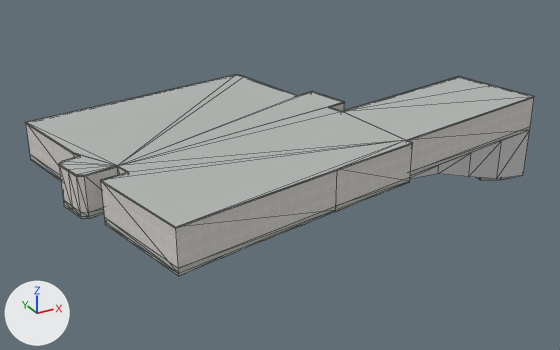
A saved change to the Blender file assets/blender/buildings/osm-way-159477031.blend.
Both versions are drawn from a 50 mm camera at (-28.4, -50.8, 23.0) aimed at (-0.9, -0.7, -2.0). Lighting does not change. The marker at lower left points along +X, +Y and +Z. The first picture is the older version. Mesh edges are drawn as thin lines.

Objects in the first picture: 'building foundation 159477031', 'reality 159477031 near reality aged pale plaster', 'reality 159477031 near reality concrete plinth', 'reality 159477031 near reality flat weathered roof', 'reality 159477031 near reality pale aluminum sill'.
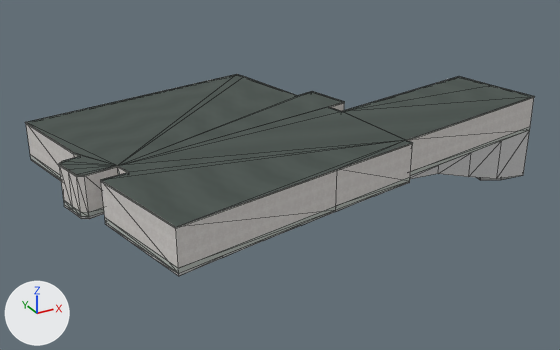
Boxes (x1, y1, x2, y2) around the edits, measured in the pictures (560 x 350 px):
'reality 159477031 near reality flat weathered roof', surface changed (darker)
    both: (26, 74, 534, 227)
part 1 of me_reality_159477031_near_reality_pale_aluminum_sill, added
    after: (25, 76, 534, 229)

Edits to the bpy script that builds the scene:
```text
Add img_roof_color_png:
    img_roof_color_png = load_image('roof-color.png', '../../../public/models/architecture/textures/roof-color.png', 256, 256, 'sRGB')
Add img_roof_normal_png:
    img_roof_normal_png = load_image('roof-normal.png', '../../../public/models/architecture/textures/roof-normal.png', 256, 256, 'Non-Color')
Change mat_reality_flat_weathered_roof:
    remove # nodes: BsdfPrincipled, OutputMaterial
    remove # colours: grey #b3b7b4
    nodes: BsdfPrincipled, MixRGB, NormalMap, OutputMaterial, TexImage x2
    colours: white #ffffff
    uses the picture img_roof_color_png
    uses the picture img_roof_normal_png
Change me_reality_159477031_near_reality_pale_aluminum_sill:
    used by ob_reality_159477031_near_reality_pale_aluminum_sill; parent = ob_osm_way_159477031; location = (0.0, 0.0, 0.0)
    remove me_reality_159477031_near_reality_pale_aluminum_sill.from_pydata(...)  # 100 vertices, 50 faces; spans x -18.5..20.1, y -14.3..11.3, z 2.9..3.0
    add me_reality_159477031_near_reality_pale_aluminum_sill.from_pydata(...)  # 200 vertices, 100 faces; spans x -18.5..20.1, y -14.3..11.3, z 2.9..3.0
    me_reality_159477031_near_reality_pale_aluminum_sill part 1: 100 vertices added at x -18.5..20.1, y -14.3..11.3, z 3.0
```
